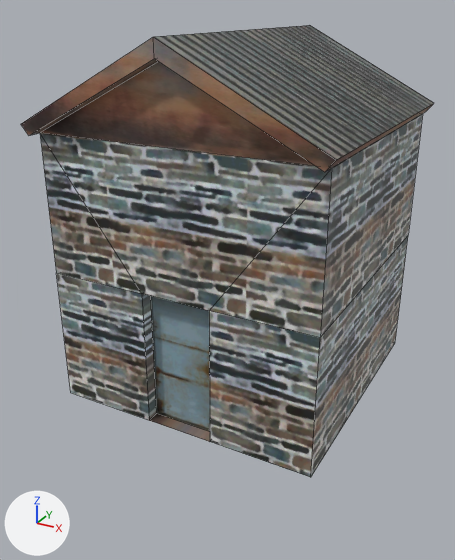
What one commit did to the Blender file Deserter/Assets/Mesh/Maps/Debug/DebugMap.blend.
Rendered twice from a 50 mm camera at (4.15, -8.11, 5.56) aimed at (-0.14, -0.32, 1.66). Arrows for +X, +Y and +Z are at lower left; the lights stay in place. Mesh edges are drawn as thin lines.

The scene before the commit, as lines of its bpy script (objects in view):
```python
me_plane_002 = bpy.data.meshes.new('Plane.002')
me_plane_002.from_pydata(...)  # 40 vertices, 34 faces; spans x -2.11..2.11, y -2.21..2.2, z 0.0..5.23
# faces by material slot: [13, 17, 2, 2]
me_plane_002.materials.append(mat_matrust)  # picture img_metaltex00_png
me_plane_002.materials.append(mat_matbricks01)  # picture img_bricktex01_png
me_plane_002.materials.append(mat_matgrid_001)  # picture img_shuttertex00_png
me_plane_002.materials.append(mat_matasphalt_001)  # picture img_doortex00_png
ob_sheda = bpy.data.objects.new('ShedA', me_plane_002)
ob_sheda.location = (0.0, 0.0, 0.0)
```
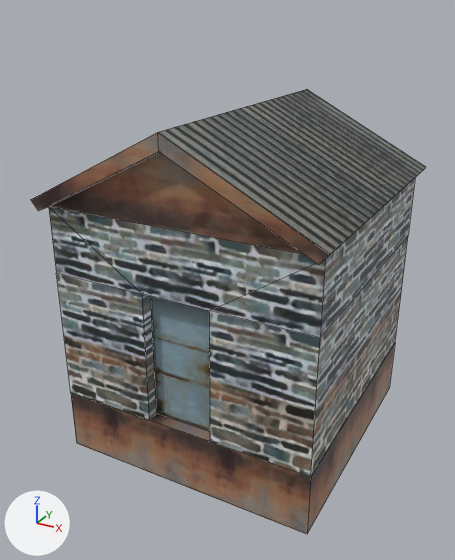
Boxes [x1, y1, x2, y2] around the edits, measured in the pictures (455 x 560 px):
'ShedA', reshaped
    before: [21, 25, 434, 477]
    after: [31, 89, 426, 534]
part 1 of me_plane_002, built on
    before: [21, 25, 434, 172]
    after: [31, 89, 426, 534]
part 2 of me_plane_002, surface changed
    before: [40, 114, 423, 338]
    after: [49, 178, 415, 338]

The edits, one by one:
me_plane_002 is used by ob_sheda; location (0.0, 0.0, 0.0).
me_plane_002 had 40 vertices, 34 faces and spanned x -2.11..2.11, y -2.21..2.2, z 0.0..5.23.
me_plane_002 now has 48 vertices, 38 faces and spans x -2.11..2.11, y -2.21..2.2, z -0.97..4.23.
Part 1, on me_plane_002:
20 vertices in x -2.11..2.11, y -2.21..2.2, z 4.01..5.23 move by (0.0, 0.0, -1.0).
8 vertices are added at x -2.0..2.0, y -2.01..2.0, z -0.97..0.01.
4 new faces join them, mat_matrust (picture img_metaltex00_png).
me_plane_002 part 2: 6 kept faces spanning x -2.0..2.0, y -2.01..2.0, z 2.03..3.01 get new texture (UV) coordinates.
